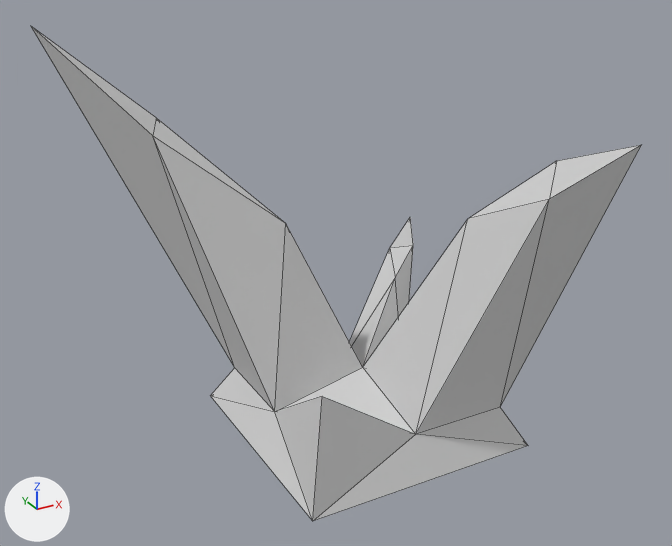
What one commit did to the OBJ model src/main/resources/assets/grandsorcery/models/block/crystal.obj.
One viewpoint serves both versions: a 50 mm lens placed at (-3.51, -5.91, 4.41), pointed at (-0.3, -0.07, 1.5). Every picture has the same lights, and +X, +Y and +Z are marked at lower left. Mesh edges are drawn as thin lines. Where no turn or scale is listed for an object, it has been applied to the vertices.
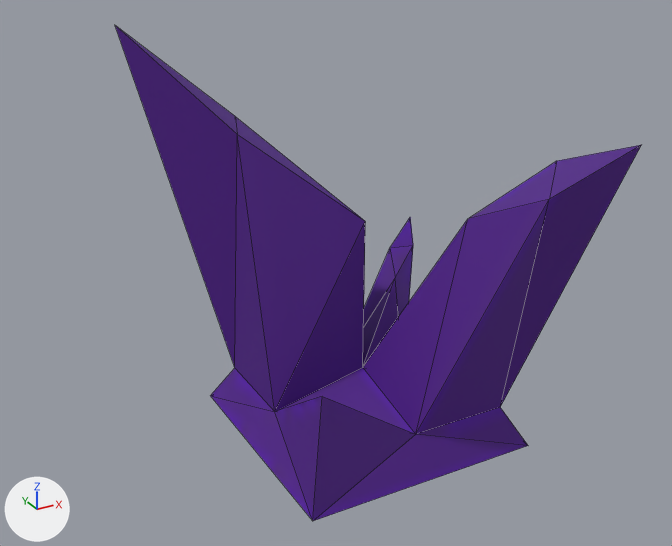
The newer file is also rescaled (x0.286), turned or shifted as a whole; pictures and numbers use the older file's frame.

The change, as a diff of the scene's bpy script:
```diff
--- a/src/main/resources/assets/grandsorcery/models/block/crystal.obj.py
+++ b/src/main/resources/assets/grandsorcery/models/block/crystal.obj.py
@@ img_crystal @@
+img_crystal = load_image('crystal', '../../textures/blocks/crystal.png', 64, 64, 'sRGB')
@@ mat_material @@
+mat_material = principled_material('Material')
+mat_material.texture = img_crystal
+mat_material.roughness = 0.69
@@ me_cube @@
 # used by ob_cube; location = (0.0, 0.0, 0.0)
 # before: 17 (-1.23, 1.21, 2.56) at pixel (156, 117), 18 (-2.05, 1.53, 3.29) at pixel (30, 25), 19 (-1.43, 0.7, 2.56) at pixel (152, 135), 20 (-0.55, 0.28, 1.84) at pixel (285, 223)
-me_cube.from_pydata(...)  # 30 vertices, 56 faces; spans x -2.05..1.35, y -1.45..1.53, z 0.02..3.29
-me_cube.materials.append(mat_material_001)  # light grey #d1d1d1
+me_cube.from_pydata(...)  # 30 vertices, 56 faces; spans x -1.48..1.35, y -1.45..1.26, z 0.02..3.29
+# me_cube part 1
+for i in [*range(17, 21)]: me_cube.vertices[i].co += Vector((0.57, -0.26, 0.0))
+# me_cube part 2: edges marked sharp go from 81 to 80
+me_cube.materials.append(mat_material)  # picture img_crystal
```

What differs and where, as boxes (x1, y1, x2, y2) in the pictures (672 x 546 px; the box of a moved part takes in the faces that stretch with it):
'Cube', recoloured, reshaped, shading changed (grey to purple, 14% narrower)
    before: (32, 27, 641, 521)
    after: (115, 26, 641, 521)
part 1 of me_cube, moved or reshaped
    before: (32, 27, 363, 412)
    after: (115, 26, 365, 412)
part 2 of me_cube, shading changed
    both: (278, 368, 415, 434)
